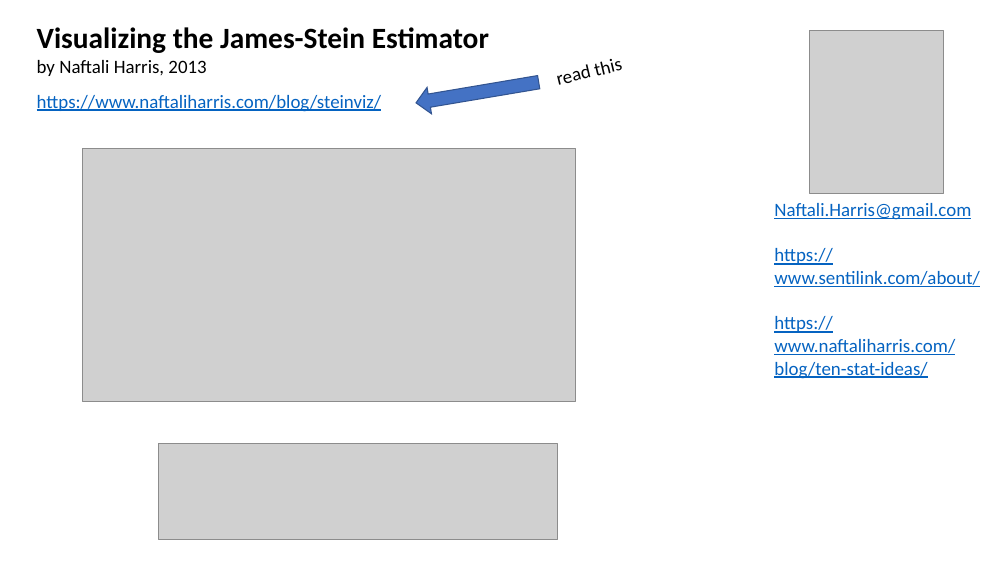
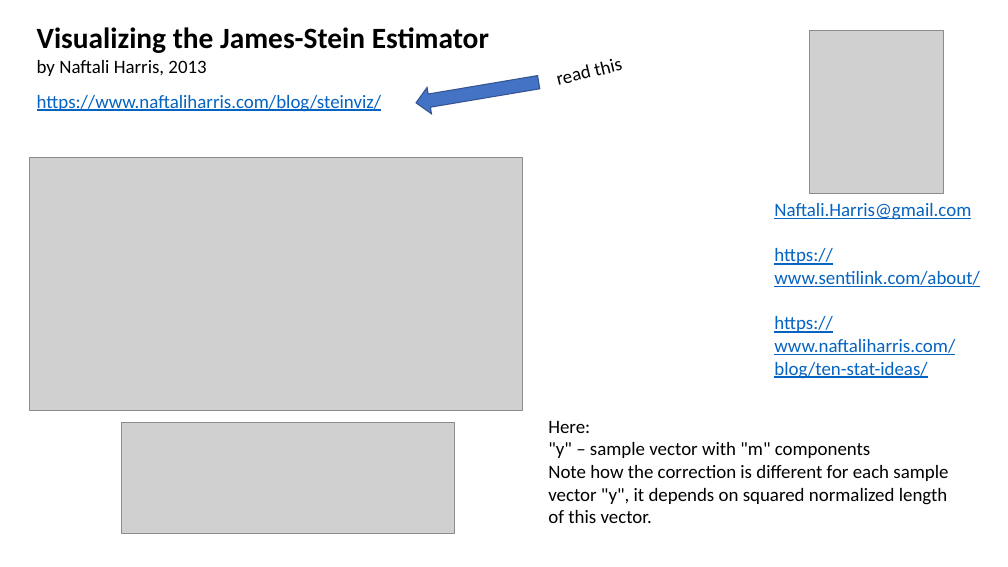
Before and after one commit to lselector/ml_ai_doc, a slide deck: slide 3 of Stein_Estimator.pptx. Drawn at 1008x567 pixels with LibreOffice and Linux fonts; fonts in the diff are those of the drawing; grey boxes stand for pictures. Boxes give left, top, right and bottom in pixels: in the first picture for what was removed or moved away, otherwise in the second. Text is boxed around its words. In the diff, an @@ line names an element or a change of style, - is before the commit and + after.

```diff
--- a/Stein_Estimator.pptx
+++ b/Stein_Estimator.pptx
@@ picture: place and size @@
-picture at [82, 148, 576, 402]
+picture at [29, 157, 523, 411]
@@ picture: place and size @@
-picture at [159, 444, 558, 539]
+picture at [121, 423, 454, 534]
@@ text added at [548, 421, 948, 523], 18 pt, text #000000 @@
+Here:
+"y" – sample vector with "m" components
+Note how the correction is different for each sample vector "y", it depends on squared normalized length of this vector.
```
Also in this commit, not shown: 3 other slides changed, 1 other file.
